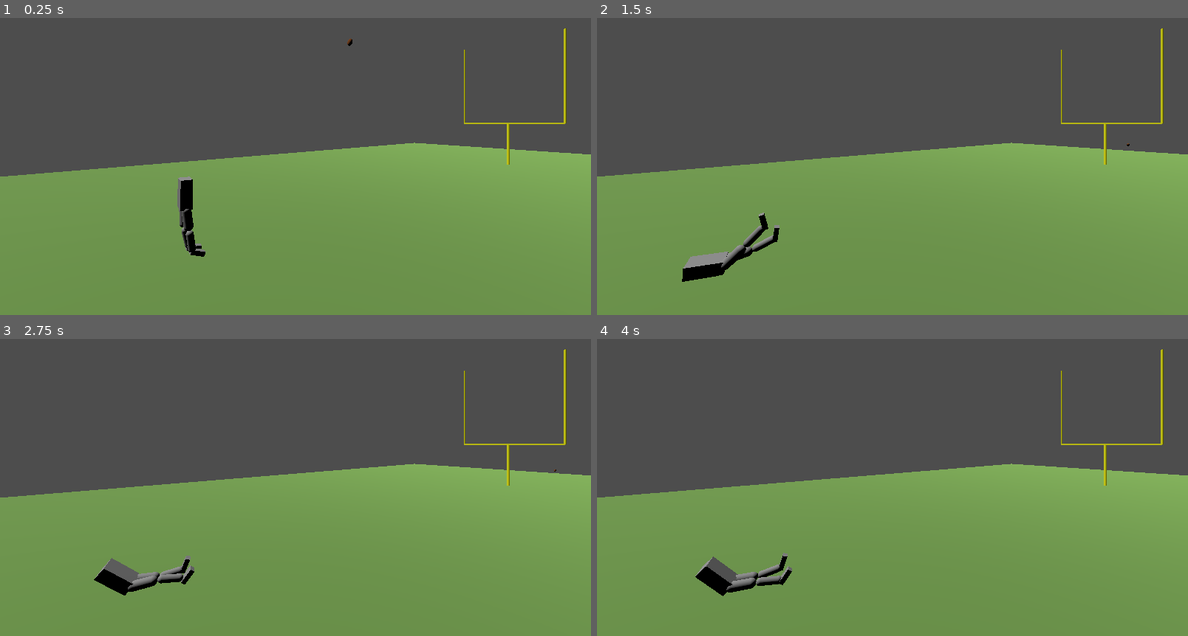
Above: before the commit, frames 1-4 (two rows, left to right).
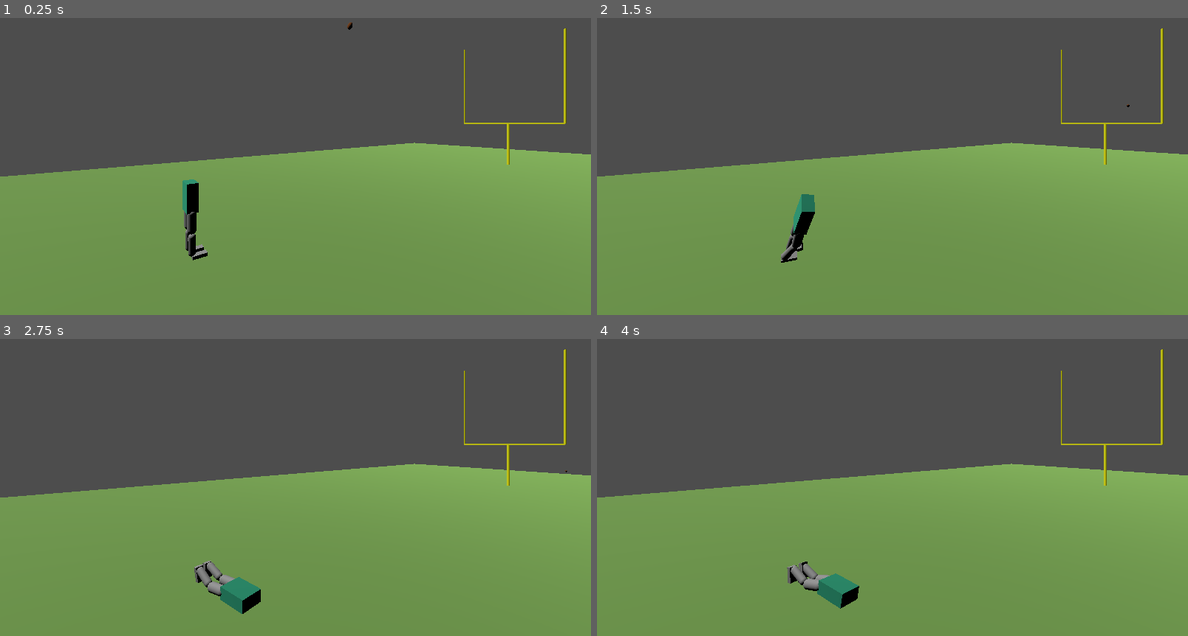
Above: after the commit, the same moments.

Repository: Edryst/field-goal-ai
Game: Godot game, scene res://Scenes/main.tscn
Two runs of this game, one before a commit and one after it. Both use one fixed random seed, a clock stepped at 60 frames per second and the inputs below. The project has no main scene, so this scene is started directly.
Inputs:
- Up to frame 1 (0.25 s): no input
- Up to frame 2 (1.5 s): hold L (right_ankle_negative, bound only after the commit) 0.53-1.28 s; hold D (left_ankle_negative, bound only after the commit) from 1.28 s (still down)
- Up to frame 3 (2.75 s): release D (left_ankle_negative, bound only after the commit) at 2.03 s; hold L (right_ankle_negative, bound only after the commit) from 2.03 s (still down)
- Up to frame 4 (4 s): release L (right_ankle_negative, bound only after the commit) at 3.53 s; hold D (left_ankle_negative, bound only after the commit) from 3.53 s (still down)

The runs differ from the first frame. In frame 1, 0.7% of the frame differs, in the area x 30-60%, y 1-82%; in frame 2, 1.7%; in frame 3, 2.0%, in the area x 15-96%, y 43-93%; in frame 4, 2.0%.

Commit message:
Add Garry controls and observation state
Added six-joint action controls and torso/joint observations for future reinforcement learning.

Diff:
--- a/godot/Scenes/garry.tscn
+++ b/godot/Scenes/garry.tscn
@@ -2,7 +2,12 @@
 
 [ext_resource type="Script" uid="uid://dxiymsh3yw4jb" path="res://Scripts/garry.gd" id="1_g5wkh"]
 
+[sub_resource type="StandardMaterial3D" id="StandardMaterial3D_g5wkh"]
+albedo_color = Color(0.29803923, 0.87058824, 0.6745098, 1)
+metallic = 1.0
+
 [sub_resource type="BoxMesh" id="BoxMesh_tkfer"]
+material = SubResource("StandardMaterial3D_g5wkh")
 size = Vector3(0.45, 0.65, 0.25)
 
 [sub_resource type="BoxShape3D" id="BoxShape3D_tkfer"]
@@ -33,14 +38,13 @@
 [node name="Garry" type="Node3D" unique_id=1924829701]
 script = ExtResource("1_g5wkh")
 
-[node name="Torso" type="RigidBody3D" parent="." unique_id=1396745617]
+[node name="Torso" type="RigidBody3D" parent="." unique_id=124016312]
 transform = Transform3D(1, 0, 0, 0, 1, 0, 0, 0, 1, 0, 1.35, 0)
-mass = 5.0
 
 [node name="TorsoMesh" type="MeshInstance3D" parent="Torso" unique_id=1056658971]
 mesh = SubResource("BoxMesh_tkfer")
 
-[node name="CollisionShape3D" type="CollisionShape3D" parent="Torso" unique_id=8212628]
+[node name="TorsoCollision" type="CollisionShape3D" parent="Torso" unique_id=8212628]
 shape = SubResource("BoxShape3D_tkfer")
 
 [node name="LeftLeg" type="Node3D" parent="." unique_id=1833111469]
@@ -64,18 +68,21 @@
 shape = SubResource("CapsuleShape3D_vxolb")
 
 [node name="LeftFoot" type="RigidBody3D" parent="LeftLeg" unique_id=1660094495]
-transform = Transform3D(1, 0, 0, 0, 1, 0, 0, 0, 1, -0.15, 0.05, -0.07)
+transform = Transform3D(1, 0, 0, 0, 1, 0, 0, 0, 1, -0.15, 0.05, -0.00718721)
 
 [node name="LeftFootMesh" type="MeshInstance3D" parent="LeftLeg/LeftFoot" unique_id=1658428482]
+transform = Transform3D(1, 0, 0, 0, 1, 0, 0, 0, 1, 0, -0.05, -0.15)
 mesh = SubResource("BoxMesh_g5wkh")
 
 [node name="LeftFootCollision" type="CollisionShape3D" parent="LeftLeg/LeftFoot" unique_id=666095689]
+transform = Transform3D(1, 0, 0, 0, 1, 0, 0, 0, 1, 0, -0.05, -0.15)
 shape = SubResource("BoxShape3D_vxolb")
 
 [node name="LeftHipJoint" type="HingeJoint3D" parent="LeftLeg" unique_id=1555176023]
 transform = Transform3D(-4.371139e-08, 0, 1, 0, 1, 0, -1, 0, -4.371139e-08, -0.15, 1.05, 0)
 node_a = NodePath("../../Torso")
 node_b = NodePath("../LeftThigh")
+angular_limit/enable = true
 angular_limit/upper = 0.7853982
 angular_limit/lower = -0.7853982
 motor/target_velocity = 0.0
@@ -122,12 +129,14 @@
 shape = SubResource("CapsuleShape3D_vxolb")
 
 [node name="RightFoot" type="RigidBody3D" parent="RightLeg" unique_id=308782544]
-transform = Transform3D(1, 0, 0, 0, 1, 0, 0, 0, 1, 0.15, 0.05, -0.07)
+transform = Transform3D(1, 0, 0, 0, 1, 0, 0, 0, 1, 0.15, 0.05, -0.007)
 
 [node name="RightFootMesh" type="MeshInstance3D" parent="RightLeg/RightFoot" unique_id=588271969]
+transform = Transform3D(1, 0, 0, 0, 1, 0, 0, 0, 1, 0, -0.05, -0.15)
 mesh = SubResource("BoxMesh_g5wkh")
 
 [node name="RightFootCollision" type="CollisionShape3D" parent="RightLeg/RightFoot" unique_id=176382946]
+transform = Transform3D(1, 0, 0, 0, 1, 0, 0, 0, 1, 0, -0.05, -0.15)
 shape = SubResource("BoxShape3D_vxolb")
 
 [node name="RightHipJoint" type="HingeJoint3D" parent="RightLeg" unique_id=1126881535]
@@ -151,7 +160,7 @@
 motor/max_impulse = 5.0
 
 [node name="RightAnkleJoint" type="HingeJoint3D" parent="RightLeg" unique_id=1231547786]
-transform = Transform3D(-4.371139e-08, 0, 1, 0, 1, 0, -1, 0, -4.371139e-08, 0, 0, 0)
+transform = Transform3D(-4.371139e-08, 0, 1, 0, 1, 0, -1, 0, -4.371139e-08, 0.15, 0, 0)
 node_a = NodePath("../RightShin")
 node_b = NodePath("../RightFoot")
 angular_limit/enable = true
--- a/godot/Scripts/football.gd
+++ b/godot/Scripts/football.gd
@@ -5,7 +5,7 @@
 	apply_central_impulse(
 		Vector3(
 		0.0, # x: no sideways force
-		1.95, # y: upwards
+		2.95, # y: upwards
 		-8.0) # z: the direction towards goal (along negative z)
 		)
 
--- a/godot/Scripts/garry.gd
+++ b/godot/Scripts/garry.gd
@@ -1,9 +1,23 @@
 extends Node
 
+@onready var torso: RigidBody3D = $Torso
+
+# Left Leg Segments
+@onready var left_thigh: RigidBody3D = $LeftLeg/LeftThigh
+@onready var left_shin: RigidBody3D = $LeftLeg/LeftShin
+@onready var left_foot: RigidBody3D = $LeftLeg/LeftFoot
+
+# Left Leg Joints
 @onready var left_hip: HingeJoint3D = $LeftLeg/LeftHipJoint
 @onready var left_knee: HingeJoint3D = $LeftLeg/LeftKneeJoint
 @onready var left_ankle: HingeJoint3D = $LeftLeg/LeftAnkleJoint
 
+# Right Leg Segments
+@onready var right_thigh: RigidBody3D = $RightLeg/RightThigh
+@onready var right_shin: RigidBody3D = $RightLeg/RightShin
+@onready var right_foot: RigidBody3D = $RightLeg/RightFoot
+
+# Right Leg Joints
 @onready var right_hip: HingeJoint3D = $RightLeg/RightHipJoint
 @onready var right_knee: HingeJoint3D = $RightLeg/RightKneeJoint
 @onready var right_ankle: HingeJoint3D = $RightLeg/RightAnkleJoint
@@ -16,13 +30,92 @@
 
 	apply_actions([
 		0.0,
-		-0.5,
-		0.6,
-		-0.2,
 		0.0,
-		1.0
+		0.0,
+		0.0,
+		0.0,
+		0.0
 
 	])
+
+func _physics_process(_delta: float) -> void:
+
+	var actions: Array[float] = [
+		Input.get_axis("left_hip_negative", "left_hip_positive"),
+		Input.get_axis("left_knee_negative", "left_knee_positive"),
+		Input.get_axis("left_ankle_negative", "left_ankle_positive"),
+		Input.get_axis("right_hip_negative", "right_hip_positive"),
+		Input.get_axis("right_knee_negative", "right_knee_positive"),
+		Input.get_axis("right_ankle_negative", "right_ankle_positive"),
+	]
+
+	apply_actions(actions)
+
+func apply_actions(actions: Array[float]) -> void:
+
+	if actions.size() != 6:
+		push_error("Garry expected 6 actions, got %d" % actions.size())
+		return
+
+	set_joint_action(left_hip, actions[0])
+	set_joint_action(left_knee, actions[1])
+	set_joint_action(left_ankle, actions[2])
+	set_joint_action(right_hip, actions[3])
+	set_joint_action(right_knee, actions[4])
+	set_joint_action(right_ankle, actions[5])
+
+func get_observation() -> Array[float]:
+	return [
+		# Torso orientation
+		torso.rotation.x,
+		torso.rotation.y,
+		torso.rotation.z,
+
+		# Torso angular velocity
+		torso.angular_velocity.x,
+		torso.angular_velocity.y,
+		torso.angular_velocity.z,
+
+		# Torso linear velocity
+		torso.linear_velocity.x,
+		torso.linear_velocity.y,
+		torso.linear_velocity.z,
+
+		# Torso height
+		torso.global_position.y,
+
+		# Left leg joint angles
+		get_joint_angle(torso, left_thigh),
+		get_joint_angle(left_thigh, left_shin),
+		get_joint_angle(left_shin, left_foot),
+
+		# Right leg joint angles
+		get_joint_angle(torso, right_thigh),
+		get_joint_angle(right_thigh, right_shin),
+		get_joint_angle(right_shin, right_foot),
+
+		# Left leg joint velocities
+		get_joint_velocity(torso, left_thigh),
+		get_joint_velocity(left_thigh, left_shin),
+		get_joint_velocity(left_shin, left_foot),
+
+		# Right leg joint velocities
+		get_joint_velocity(torso, right_thigh),
+		get_joint_velocity(right_thigh, right_shin),
+		get_joint_velocity(right_shin, right_foot)
+	]
+
+func get_joint_angle(body_a: RigidBody3D, body_b: RigidBody3D) -> float:
+	var relative_basis := body_a.global_transform.basis.inverse() * body_b.global_transform.basis
+	var relative_rotation := relative_basis.get_euler()
+
+	return relative_rotation.x
+
+func get_joint_velocity(body_a: RigidBody3D, body_b: RigidBody3D) -> float:
+	var relative_velocity := body_b.angular_velocity - body_a.angular_velocity
+	var local_relative_velocity := body_a.global_transform.basis.inverse() * relative_velocity
+
+	return local_relative_velocity.x
 
 func set_joint_action(joint: HingeJoint3D, action: float) -> void:
 	action = clamp(action, -1.0, 1.0)
@@ -38,15 +131,3 @@
 		HingeJoint3D.PARAM_MOTOR_MAX_IMPULSE,
 		MOTOR_IMPULSE
 	)
-
-func apply_actions(actions: Array[float]) -> void:
-
-	if actions.size() != 6:
-		push_error("Garry expected 6 actions, got %d" % actions.size())
-
-	set_joint_action(left_hip, actions[0])
-	set_joint_action(left_knee, actions[1])
-	set_joint_action(left_ankle, actions[2])
-	set_joint_action(right_hip, actions[3])
-	set_joint_action(right_knee, actions[4])
-	set_joint_action(right_ankle, actions[5])
--- a/godot/project.godot
+++ b/godot/project.godot
@@ -19,6 +19,69 @@
 window/size/viewport_width=2000
 window/size/viewport_height=1300
 
+[input]
+
+left_hip_positive={
+"deadzone": 0.2,
+"events": [Object(InputEventKey,"resource_local_to_scene":false,"resource_name":"","device":-1,"window_id":0,"alt_pressed":false,"shift_pressed":false,"ctrl_pressed":false,"meta_pressed":false,"pressed":false,"keycode":0,"physical_keycode":81,"key_label":0,"unicode":113,"location":0,"echo":false,"script":null)
+]
+}
+left_hip_negative={
+"deadzone": 0.2,
+"events": [Object(InputEventKey,"resource_local_to_scene":false,"resource_name":"","device":-1,"window_id":0,"alt_pressed":false,"shift_pressed":false,"ctrl_pressed":false,"meta_pressed":false,"pressed":false,"keycode":0,"physical_keycode":65,"key_label":0,"unicode":97,"location":0,"echo":false,"script":null)
+]
+}
+left_knee_negative={
+"deadzone": 0.2,
+"events": [Object(InputEventKey,"resource_local_to_scene":false,"resource_name":"","device":-1,"window_id":0,"alt_pressed":false,"shift_pressed":false,"ctrl_pressed":false,"meta_pressed":false,"pressed":false,"keycode":0,"physical_keycode":83,"key_label":0,"unicode":115,"location":0,"echo":false,"script":null)
+]
+}
+left_knee_positive={
+"deadzone": 0.2,
+"events": [Object(InputEventKey,"resource_local_to_scene":false,"resource_name":"","device":-1,"window_id":0,"alt_pressed":false,"shift_pressed":false,"ctrl_pressed":false,"meta_pressed":false,"pressed":false,"keycode":0,"physical_keycode":87,"key_label":0,"unicode":119,"location":0,"echo":false,"script":null)
+]
+}
+left_ankle_positive={
+"deadzone": 0.2,
+"events": [Object(InputEventKey,"resource_local_to_scene":false,"resource_name":"","device":-1,"window_id":0,"alt_pressed":false,"shift_pressed":false,"ctrl_pressed":false,"meta_pressed":false,"pressed":false,"keycode":0,"physical_keycode":69,"key_label":0,"unicode":101,"location":0,"echo":false,"script":null)
+]
+}
+left_ankle_negative={
+"deadzone": 0.2,
+"events": [Object(InputEventKey,"resource_local_to_scene":false,"resource_name":"","device":-1,"window_id":0,"alt_pressed":false,"shift_pressed":false,"ctrl_pressed":false,"meta_pressed":false,"pressed":false,"keycode":0,"physical_keycode":68,"key_label":0,"unicode":100,"location":0,"echo":false,"script":null)
+]
+}
+right_hip_positive={
+"deadzone": 0.2,
+"events": [Object(InputEventKey,"resource_local_to_scene":false,"resource_name":"","device":-1,"window_id":0,"alt_pressed":false,"shift_pressed":false,"ctrl_pressed":false,"meta_pressed":false,"pressed":false,"keycode":0,"physical_keycode":85,"key_label":0,"unicode":117,"location":0,"echo":false,"script":null)
+]
+}
+right_hip_negative={
+"deadzone": 0.2,
+"events": [Object(InputEventKey,"resource_local_to_scene":false,"resource_name":"","device":-1,"window_id":0,"alt_pressed":false,"shift_pressed":false,"ctrl_pressed":false,"meta_pressed":false,"pressed":false,"keycode":0,"physical_keycode":74,"key_label":0,"unicode":106,"location":0,"echo":false,"script":null)
+]
+}
+right_knee_positive={
+"deadzone": 0.2,
+"events": [Object(InputEventKey,"resource_local_to_scene":false,"resource_name":"","device":-1,"window_id":0,"alt_pressed":false,"shift_pressed":false,"ctrl_pressed":false,"meta_pressed":false,"pressed":false,"keycode":0,"physical_keycode":73,"key_label":0,"unicode":105,"location":0,"echo":false,"script":null)
+]
+}
+right_knee_negative={
+"deadzone": 0.2,
+"events": [Object(InputEventKey,"resource_local_to_scene":false,"resource_name":"","device":-1,"window_id":0,"alt_pressed":false,"shift_pressed":false,"ctrl_pressed":false,"meta_pressed":false,"pressed":false,"keycode":0,"physical_keycode":75,"key_label":0,"unicode":107,"location":0,"echo":false,"script":null)
+]
+}
+right_ankle_positive={
+"deadzone": 0.2,
+"events": [Object(InputEventKey,"resource_local_to_scene":false,"resource_name":"","device":-1,"window_id":0,"alt_pressed":false,"shift_pressed":false,"ctrl_pressed":false,"meta_pressed":false,"pressed":false,"keycode":0,"physical_keycode":79,"key_label":0,"unicode":111,"location":0,"echo":false,"script":null)
+]
+}
+right_ankle_negative={
+"deadzone": 0.2,
+"events": [Object(InputEventKey,"resource_local_to_scene":false,"resource_name":"","device":-1,"window_id":0,"alt_pressed":false,"shift_pressed":false,"ctrl_pressed":false,"meta_pressed":false,"pressed":false,"keycode":0,"physical_keycode":76,"key_label":0,"unicode":108,"location":0,"echo":false,"script":null)
+]
+}
+
 [physics]
 
 3d/physics_engine="Jolt Physics"
